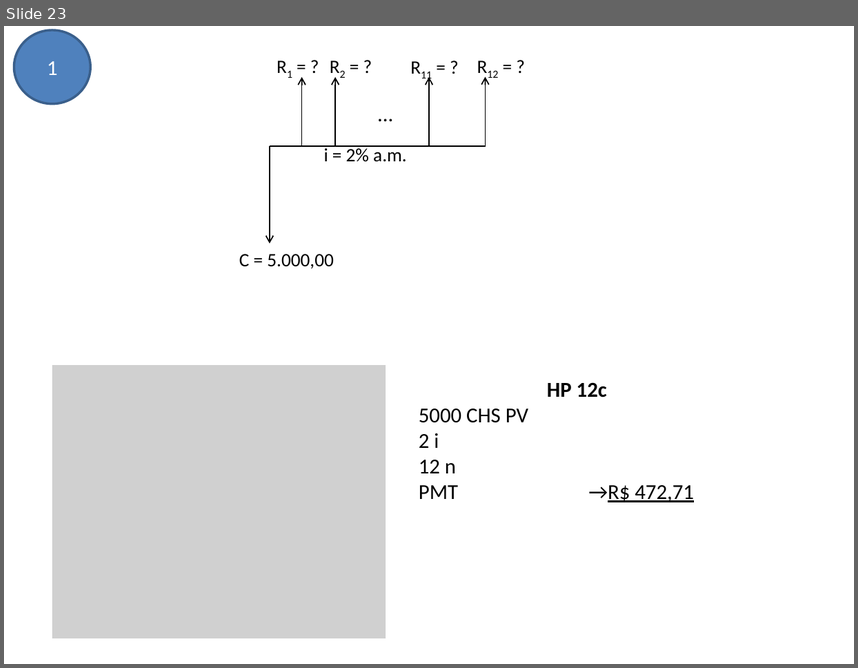
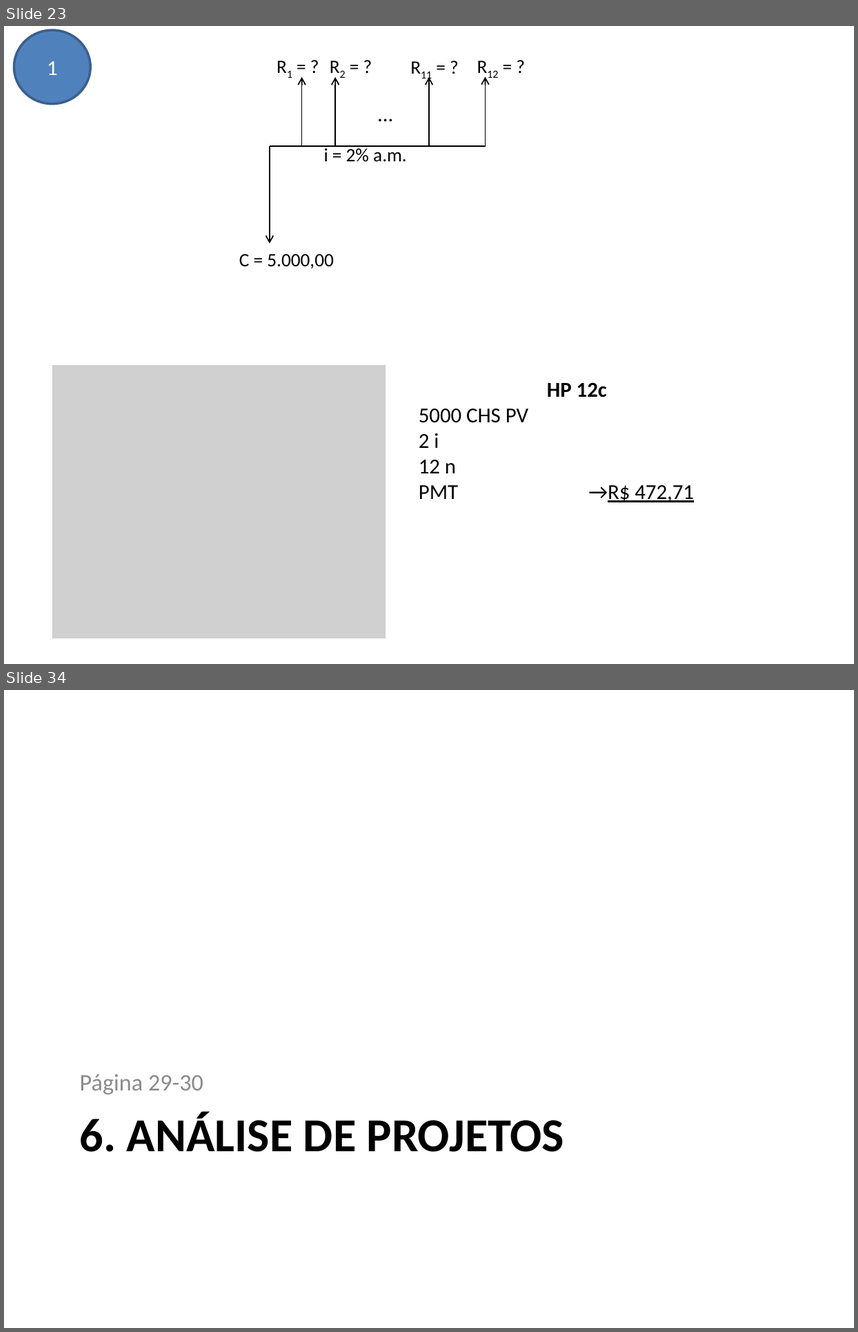
Before and after one commit to avelinoferreiragf/avelino, a slide deck: Gestao Estrategica TI/06 - Análise de Viabilidade de Projetos/Exercícios.pptx. Shown one above the other, each under a label of ours: slide 23 before the commit, slides 23 and 34 after it; the slides between them are not shown. The pictures are 858x668 and 858x1332 pixels, drawn with LibreOffice and Linux fonts; fonts in the diff are those of the drawing; grey boxes stand for pictures. Boxes give left, top, right and bottom in pixels: in the first picture for what was removed or moved away, otherwise in the second. Text is boxed around its words. In the diff, an @@ line names an element or a change of style, - is before the commit and + after.

```diff
--- a/Gestao Estrategica TI/06 - Análise de Viabilidade de Projetos/Exercícios.pptx
+++ b/Gestao Estrategica TI/06 - Análise de Viabilidade de Projetos/Exercícios.pptx
@@ slide 34 added at (4,690,854,1328), background #FFFFFF @@
@@ text added at (80,1074,203,1094), 20 pt, text #8C8C8C @@
+Página 29-30
@@ title added at (80,1112,564,1152), 40 pt, text #000000, bold @@
+6. ANÁLISE DE PROJETOS
```
Also in this commit, not shown: 13 other slides added.
